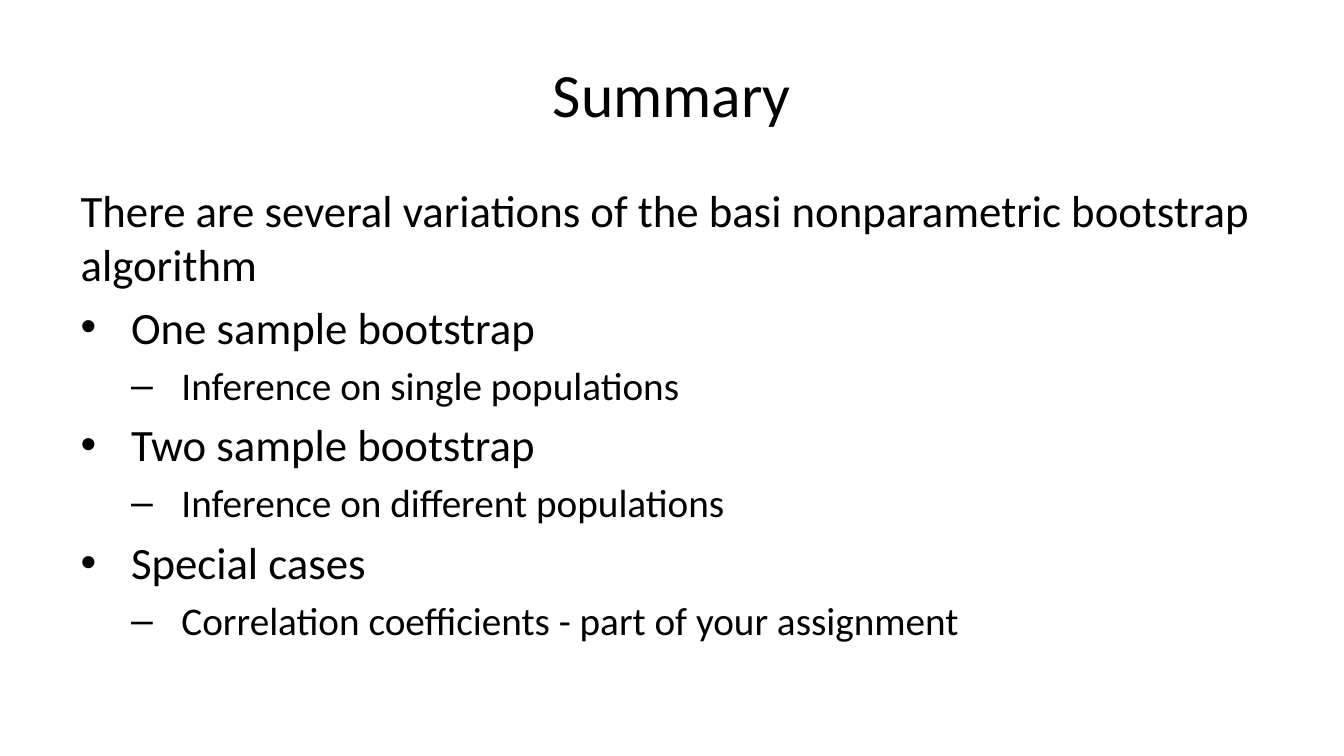
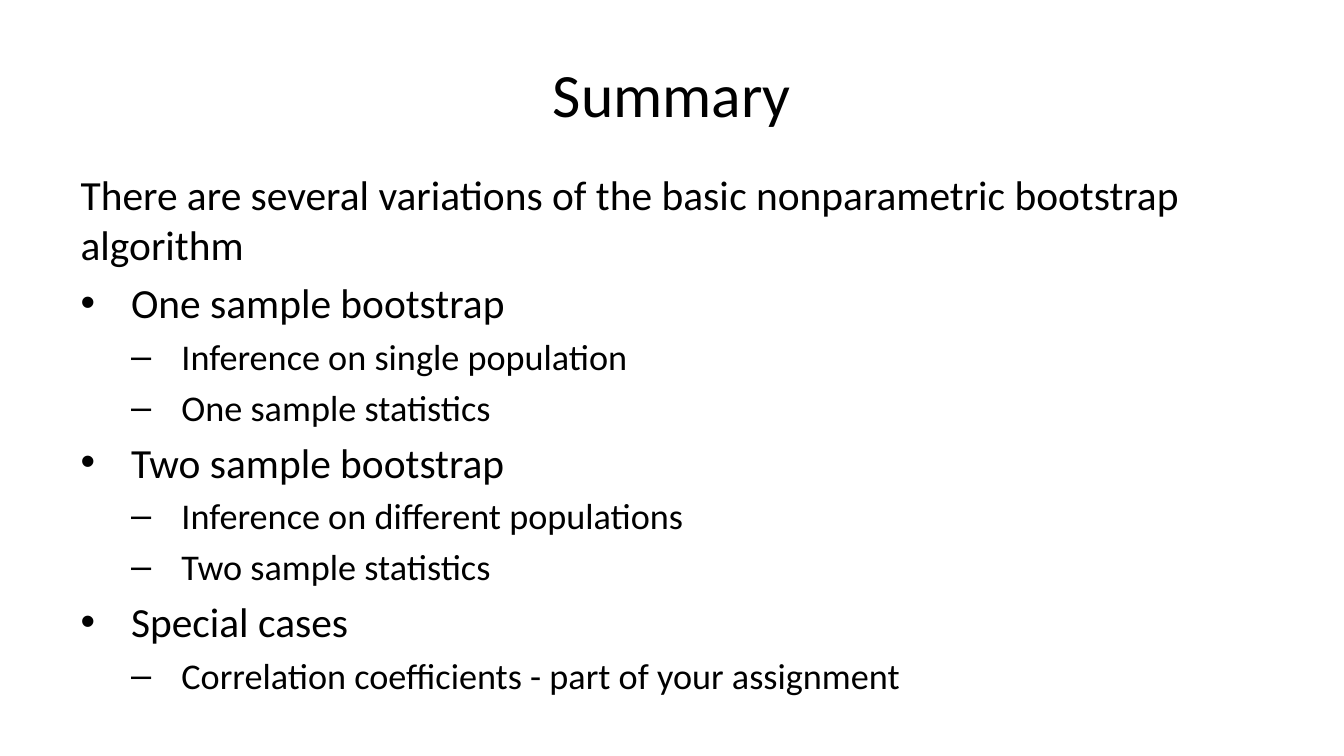
Before and after one commit to StephenElston/CSCI-E-83, a slide deck: slide 27 of LectureSlides/06b_IntroductionToBootstrap.pptx. Drawn at 1344x756 pixels with LibreOffice and Linux fonts; fonts in the diff are those of the drawing. Boxes give left, top, right and bottom in pixels: in the first picture for what was removed or moved away, otherwise in the second. Text is boxed around its words. In the diff, an @@ line names an element or a change of style, - is before the commit and + after.

```diff
--- a/LectureSlides/06b_IntroductionToBootstrap.pptx
+++ b/LectureSlides/06b_IntroductionToBootstrap.pptx
@@ text "There are several variations of ...": place and size @@
-text "There are several variations of ..." at box(81, 196, 1248, 642)
+text "There are several variations of ..." at box(81, 181, 1179, 696)
@@ text at box(81, 181, 1179, 267): text changed; size 24 to 22.2 pt @@
-There are several variations of the basi nonparametric bootstrap algorithm
+There are several variations of the basic nonparametric bootstrap algorithm
@@ text at box(131, 289, 900, 696): size 24 to 22.2 pt in "One sample bootstrap", "Two sample bootstrap", "Special cases"; size 21 to 19.4 pt in "Inference on different populations", "Correlation coefficients - part of your assignment" @@
@@ text at box(181, 345, 628, 427): text changed; size 21 to 19.4 pt @@
-  – Inference on single populations
+  – Inference on single population
+  – One sample statistics
@@ text at box(181, 555, 490, 586): paragraph added @@
+  – Two sample statistics
```
Also in this commit, not shown: 5 other slides changed, 2 other files.
